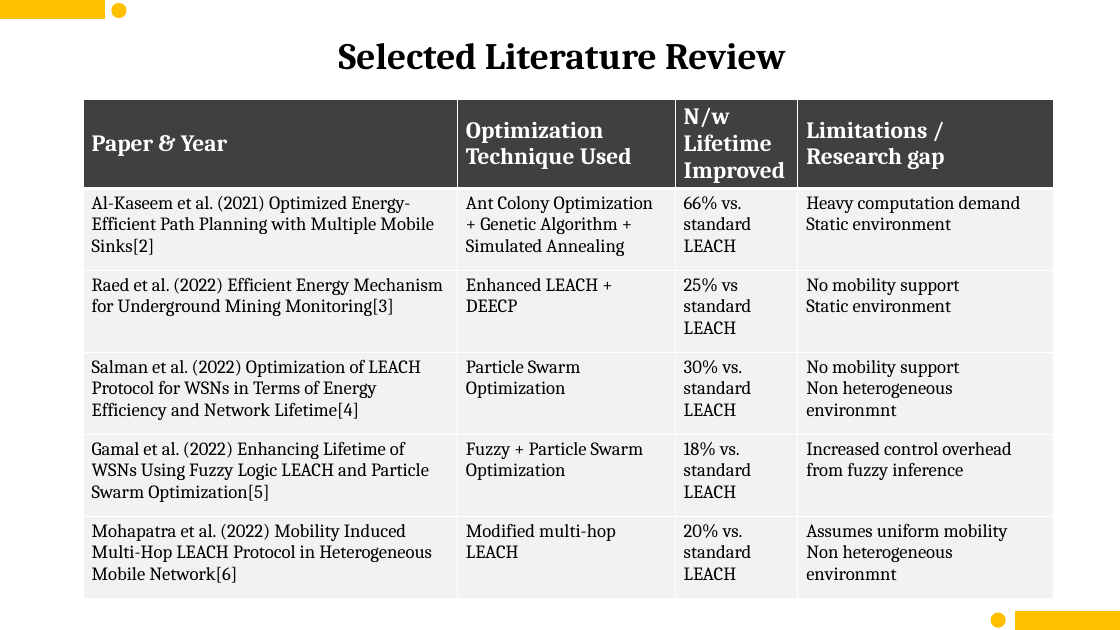
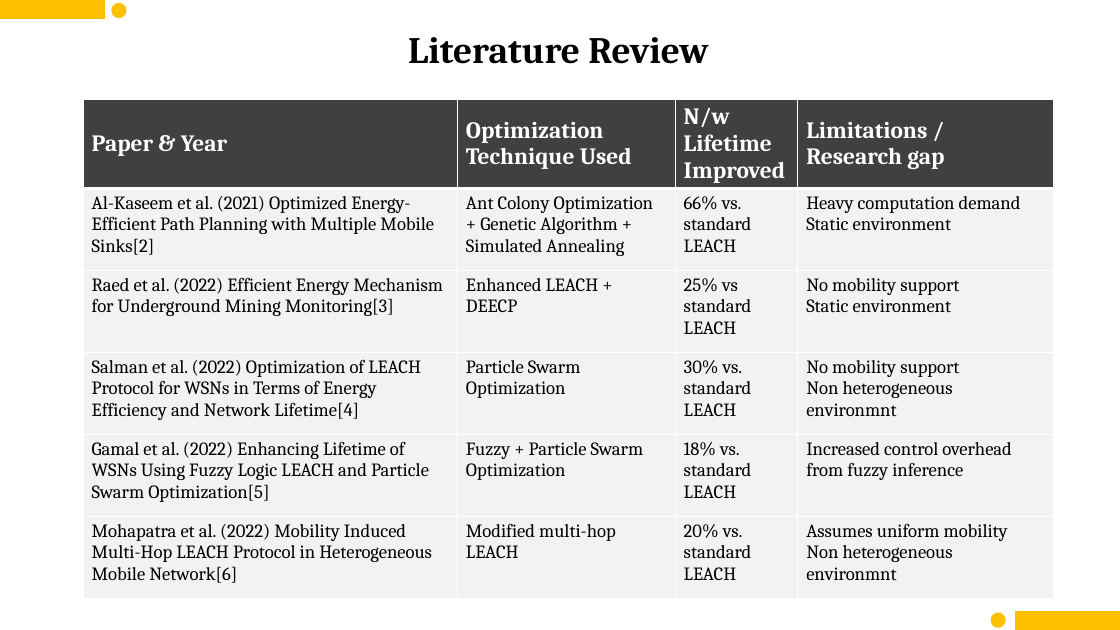
Before and after one commit to imshubhamcodex/ql--resources, a slide deck: slide 4 of mid_sem_RL.pptx. Drawn at 1120x630 pixels with LibreOffice and Linux fonts; fonts in the diff are those of the drawing. Boxes give left, top, right and bottom in pixels: in the first picture for what was removed or moved away, otherwise in the second. Text is boxed around its words. In the diff, an @@ line names an element or a change of style, - is before the commit and + after.

```diff
--- a/mid_sem_RL.pptx
+++ b/mid_sem_RL.pptx
@@ text at <box>408,37,709,64</box>: text changed @@
-Selected Literature Review
+Literature Review
```
Also in this commit, not shown: 7 other slides changed, 2 slides added.
